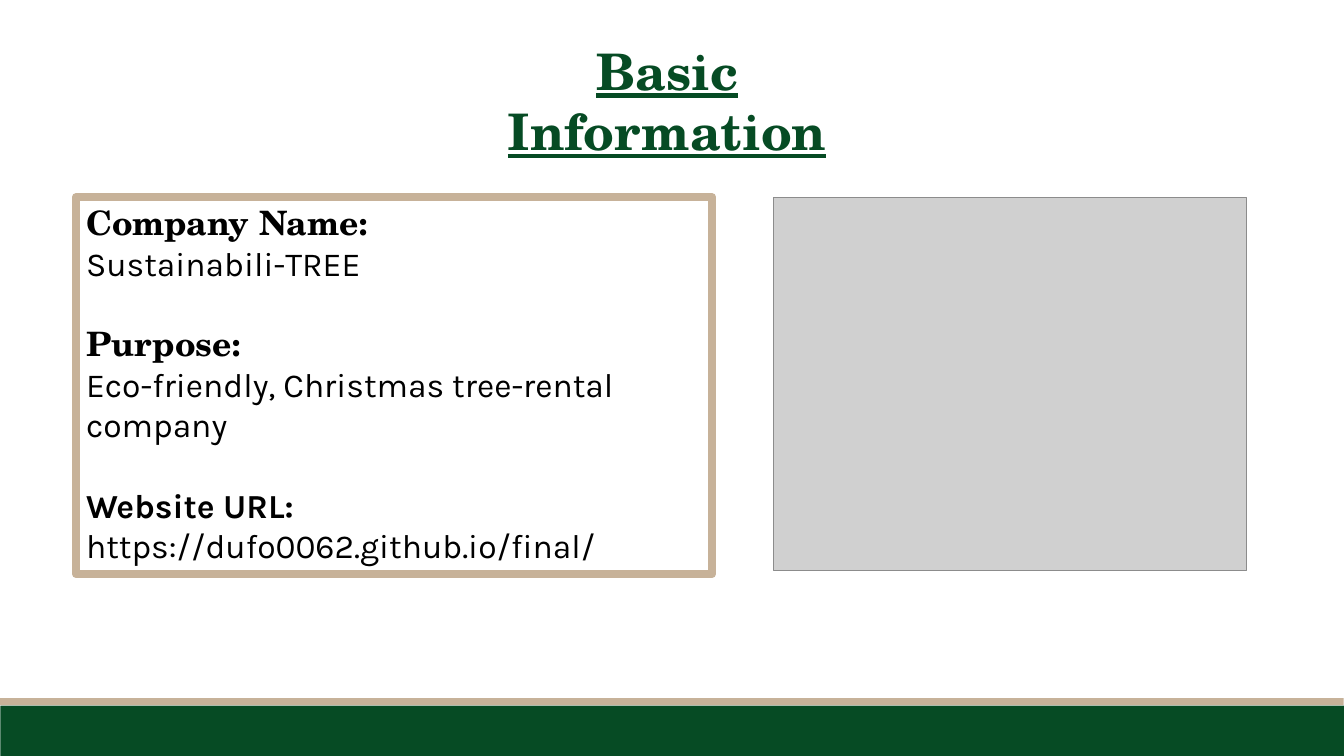
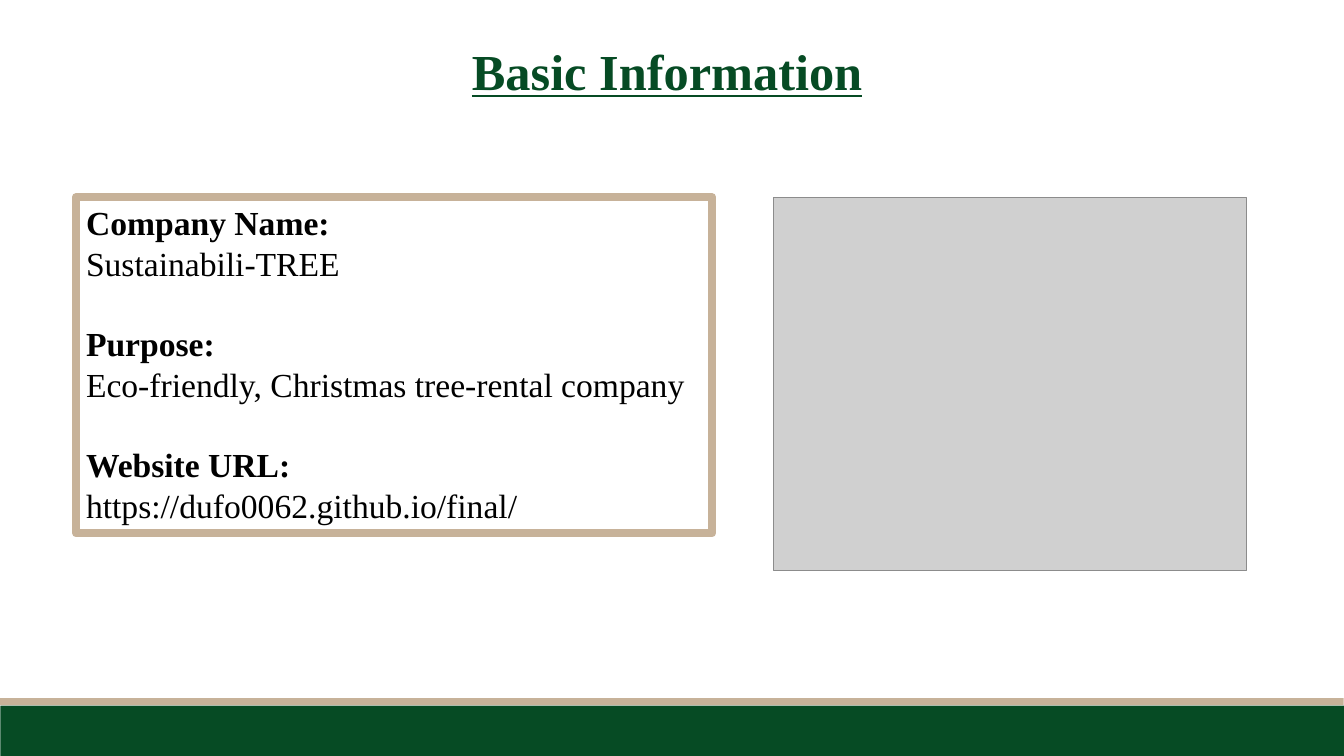
Before and after one commit to dufo0062/dufo0062.github.io, a slide deck: slide 2 of final/dufour_kathryn_final.pptx. Drawn at 1344x756 pixels with LibreOffice and Linux fonts; fonts in the diff are those of the drawing; grey boxes stand for pictures. Boxes give left, top, right and bottom in pixels: in the first picture for what was removed or moved away, otherwise in the second. Text is boxed around its words. In the diff, an @@ line names an element or a change of style, - is before the commit and + after.

```diff
--- a/final/dufour_kathryn_final.pptx
+++ b/final/dufour_kathryn_final.pptx
@@ text "Basic Information": place and size @@
-text "Basic Information" at (508,53,826,158)
+text "Basic Information" at (472,54,862,97)
@@ text "Basic Information" at (472,54,862,97): font TeX Gyre Schola to Times New Roman @@
@@ rectangle "Company Name:": place and size @@
-rectangle "Company Name:" at (77,198,713,575)
+rectangle "Company Name:" at (77,198,713,533)
@@ rectangle "Company Name:" at (77,198,713,533): font TeX Gyre Schola to Times New Roman in "Company Name:", "Purpose:"; font Karla to Times New Roman in "Sustainabili-TREE", "Eco-friendly, Christmas tree-rental company", "Website URL:", "https://dufo0062.github.io/final/" @@
```
Also in this commit, not shown: 15 other slides changed.
